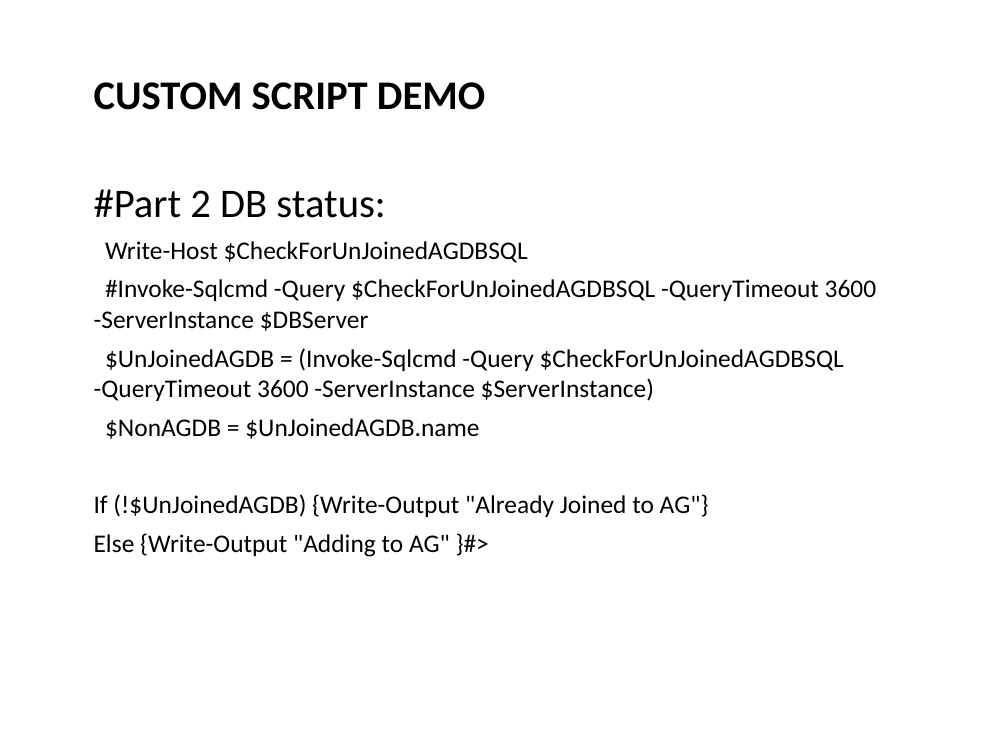
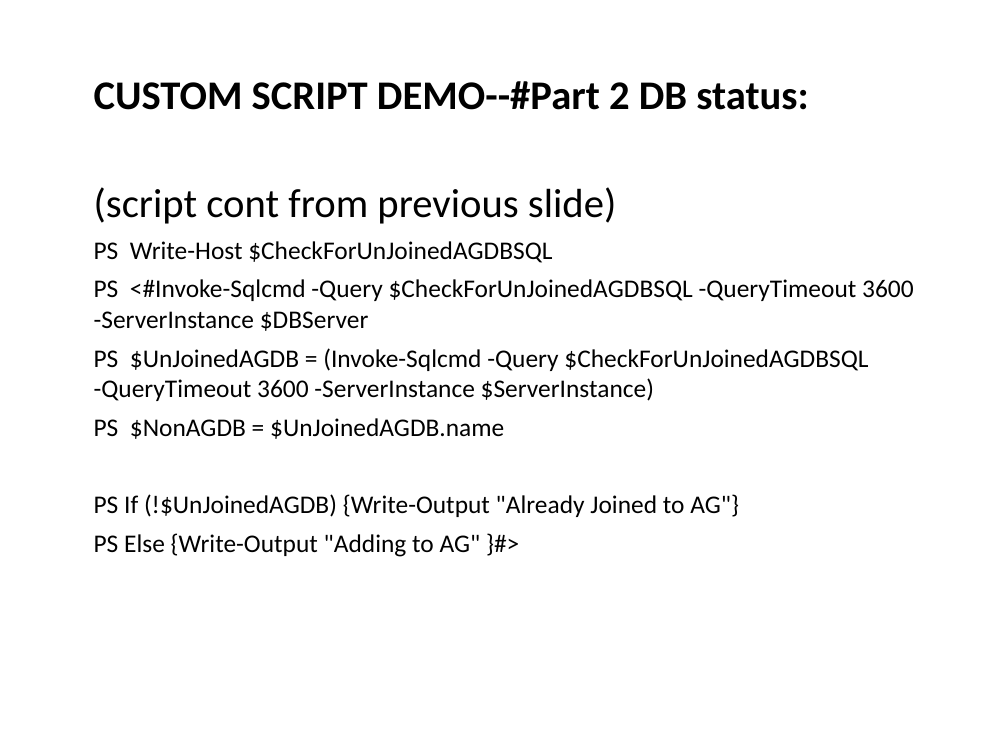
Before and after one commit to GoddessOfTheDatabase/SSPowershell, a slide deck: slide 25 of Presentation2-wTemplate.odp. Drawn at 1008x756 pixels with LibreOffice and Linux fonts; fonts in the diff are those of the drawing; background and template pictures are left out. Boxes give left, top, right and bottom in pixels: in the first picture for what was removed or moved away, otherwise in the second. Text is boxed around its words. In the diff, an @@ line names an element or a change of style, - is before the commit and + after.

```diff
--- a/Presentation2-wTemplate.odp
+++ b/Presentation2-wTemplate.odp
@@ title at box(94, 81, 808, 110): text changed @@
-CUSTOM SCRIPT DEMO
+CUSTOM SCRIPT DEMO--#Part 2 DB status:
@@ text at box(94, 187, 913, 557): text changed @@
-#Part 2 DB status:
-● Write-Host $CheckForUnJoinedAGDBSQL
-● #Invoke-Sqlcmd -Query $CheckForUnJoinedAGDBSQL -QueryTimeout 3600 -ServerInstance $DBServer
-● $UnJoinedAGDB = (Invoke-Sqlcmd -Query $CheckForUnJoinedAGDBSQL -QueryTimeout 3600 -ServerInstance $ServerInstance)
-● $NonAGDB = $UnJoinedAGDB.name
-● If (!$UnJoinedAGDB) {Write-Output "Already Joined to AG"}
-● Else {Write-Output "Adding to AG" }#>
+(script cont from previous slide)
+PS Write-Host $CheckForUnJoinedAGDBSQL
+PS <#Invoke-Sqlcmd -Query $CheckForUnJoinedAGDBSQL -QueryTimeout 3600 -ServerInstance $DBServer
+PS $UnJoinedAGDB = (Invoke-Sqlcmd -Query $CheckForUnJoinedAGDBSQL -QueryTimeout 3600 -ServerInstance $ServerInstance)
+PS $NonAGDB = $UnJoinedAGDB.name
+PS If (!$UnJoinedAGDB) {Write-Output "Already Joined to AG"}
+PS Else {Write-Output "Adding to AG" }#>
```
Also in this commit, not shown: 5 other slides changed, 2 other files.
